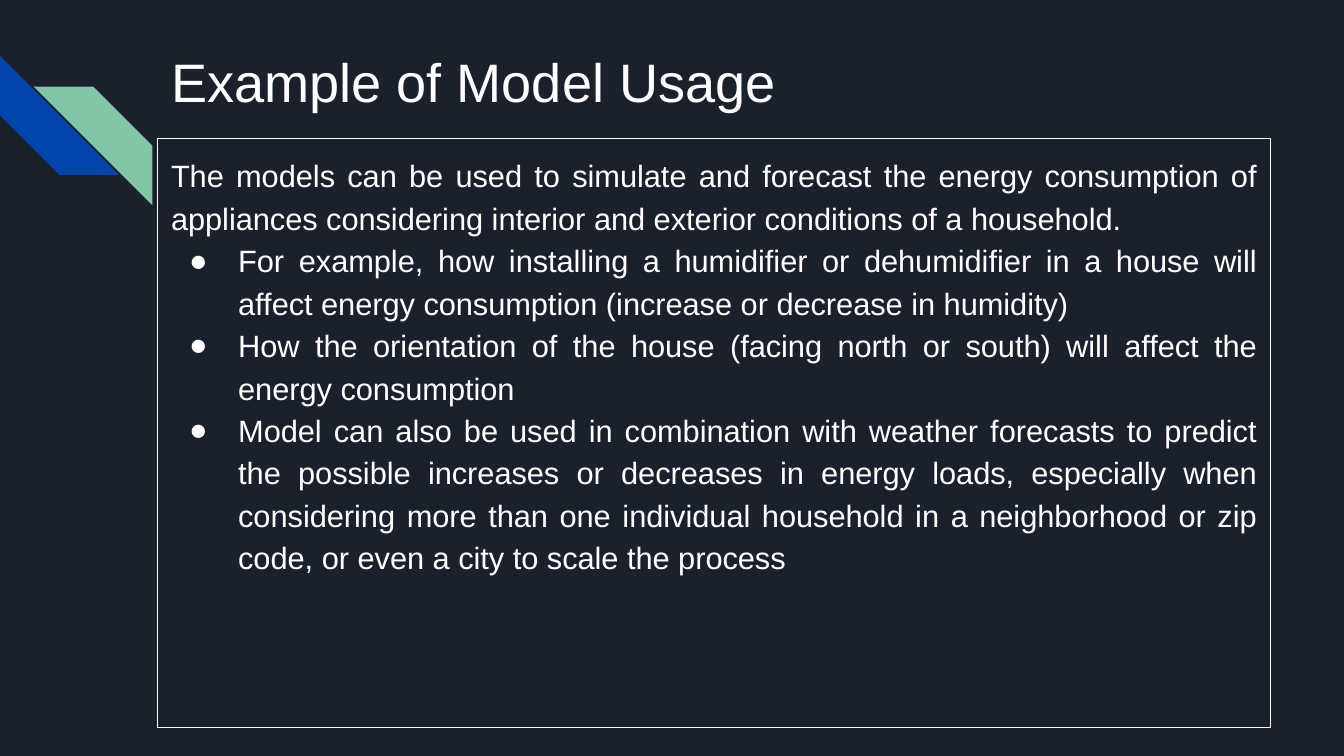
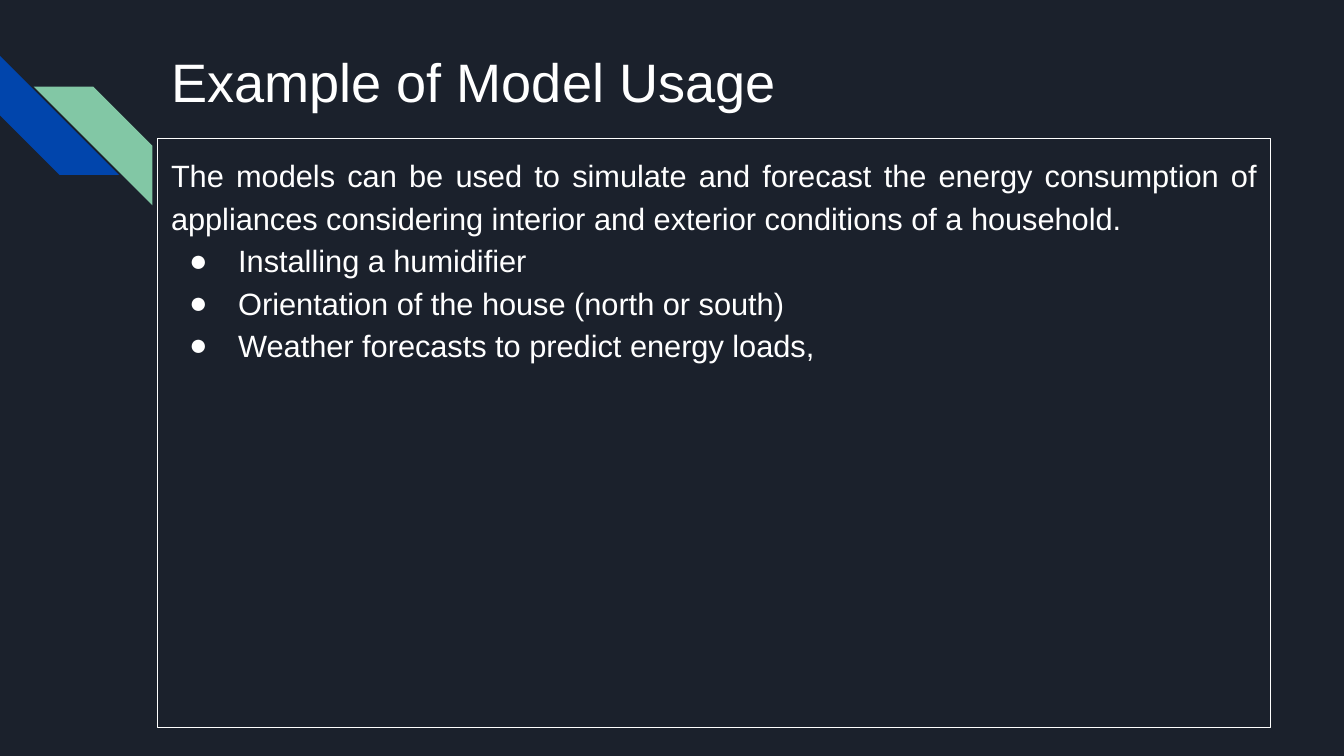
Before and after one commit to msalehi1357/Capstone-Two-Final-Project-, a slide deck: slide 17 of Report/[Mehdi Salehi] Capstone Two Summary Presentation.pptx. Drawn at 1344x756 pixels with LibreOffice and Linux fonts; fonts in the diff are those of the drawing. Boxes give left, top, right and bottom in pixels: in the first picture for what was removed or moved away, otherwise in the second. Text is boxed around its words. In the diff, an @@ line names an element or a change of style, - is before the commit and + after.

```diff
--- a/Report/[Mehdi Salehi] Capstone Two Summary Presentation.pptx
+++ b/Report/[Mehdi Salehi] Capstone Two Summary Presentation.pptx
@@ text in rectangle at (x1=238, y1=249, x2=814, y2=363): text changed @@
-● For example, how installing a humidifier or dehumidifier in a house will affect energy consumption (increase or decrease in humidity)
-● How the orientation of the house (facing north or south) will affect the energy consumption
-● Model can also be used in combination with weather forecasts to predict the possible increases or decreases in energy loads, especially when considering more than one individual household in a neighborhood or zip code, or even a city to scale the process
+● Installing a humidifier
+● Orientation of the house (north or south)
+● Weather forecasts to predict energy loads,
```
Also in this commit, not shown: 1 other slide changed, 1 other file.
